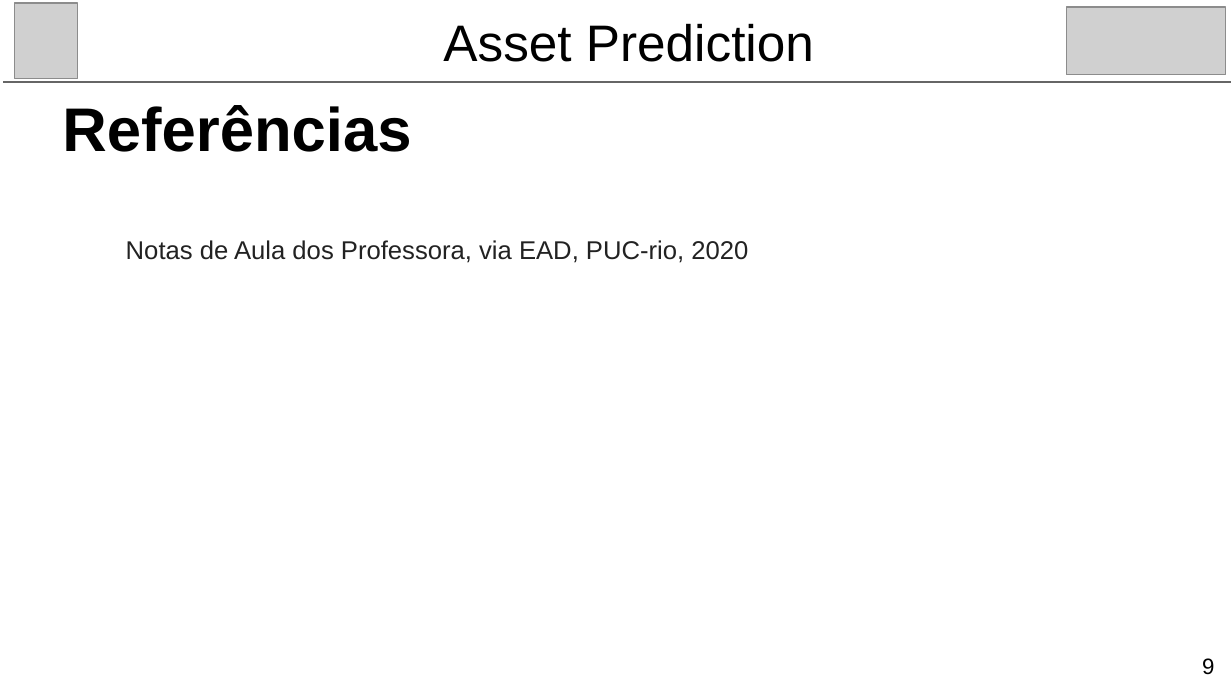
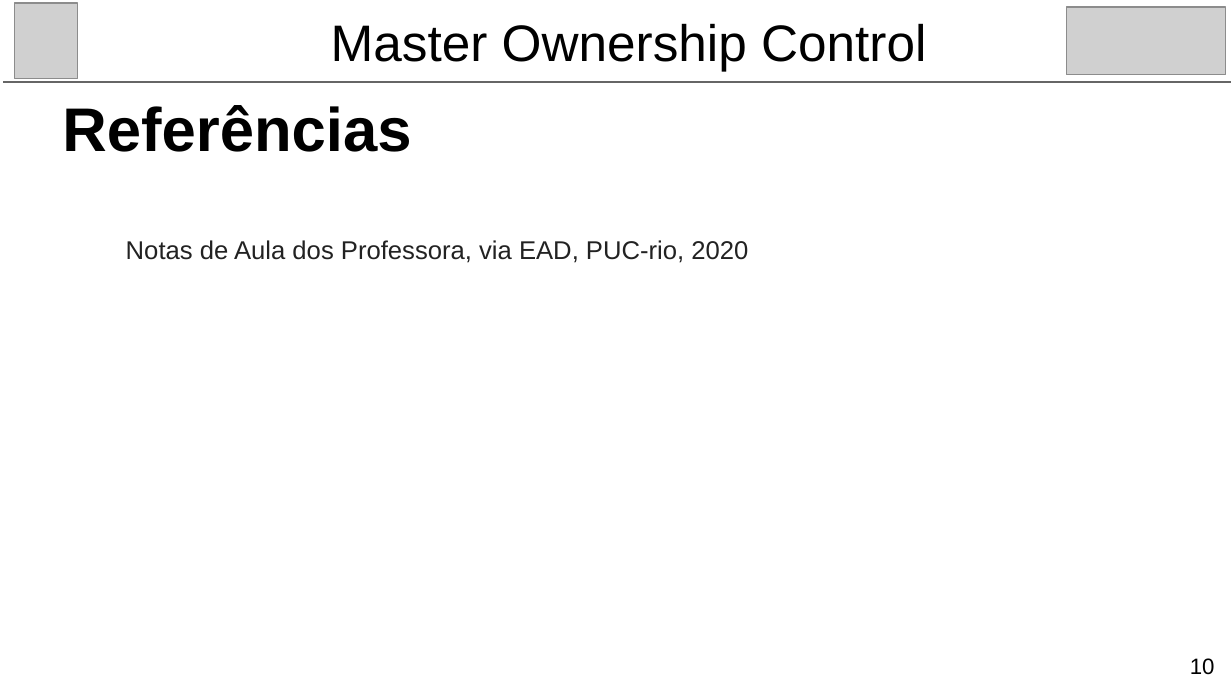
Before and after one commit to frajola-puc/frajola-puc.github.io, a slide deck: slide 10 of ppt/INF1305-TCII-Blockchain-T1-Ownership-14.21526-FlavioSilva-v201108.2214.pptx (slide 9 before the commit). Drawn at 1232x693 pixels with LibreOffice and Linux fonts; fonts in the diff are those of the drawing; grey boxes stand for pictures. Boxes give left, top, right and bottom in pixels: in the first picture for what was removed or moved away, otherwise in the second. Text is boxed around its words. In the diff, an @@ line names an element or a change of style, - is before the commit and + after.

```diff
--- a/ppt/INF1305-TCII-Blockchain-T1-Ownership-14.21526-FlavioSilva-v201108.2214.pptx
+++ b/ppt/INF1305-TCII-Blockchain-T1-Ownership-14.21526-FlavioSilva-v201108.2214.pptx
@@ title at (331, 23, 926, 71): text changed @@
-Asset Prediction
+Master Ownership Control
@@ page number at (1190, 658, 1215, 675): text changed @@
-9
+10
```
Also in this commit, not shown: 8 other slides changed, 2 slides added, 1 slide removed, 4 other files.
